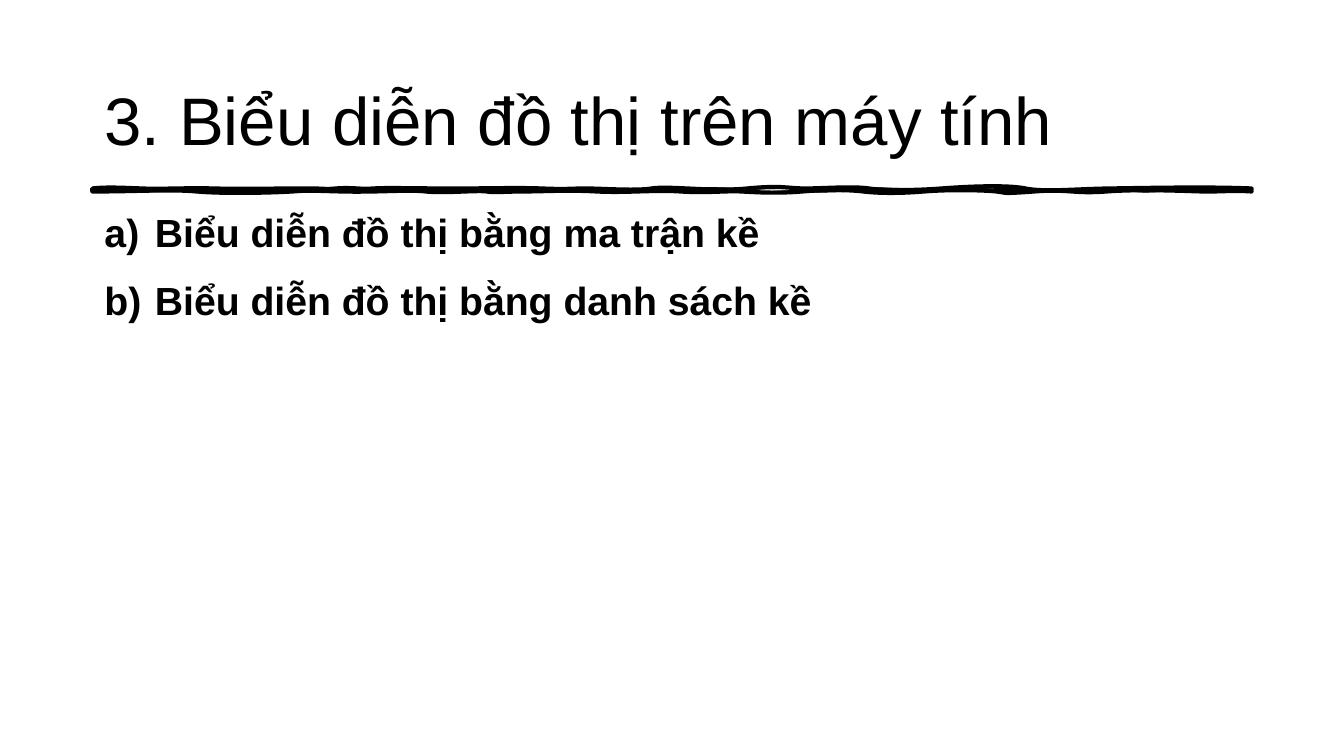
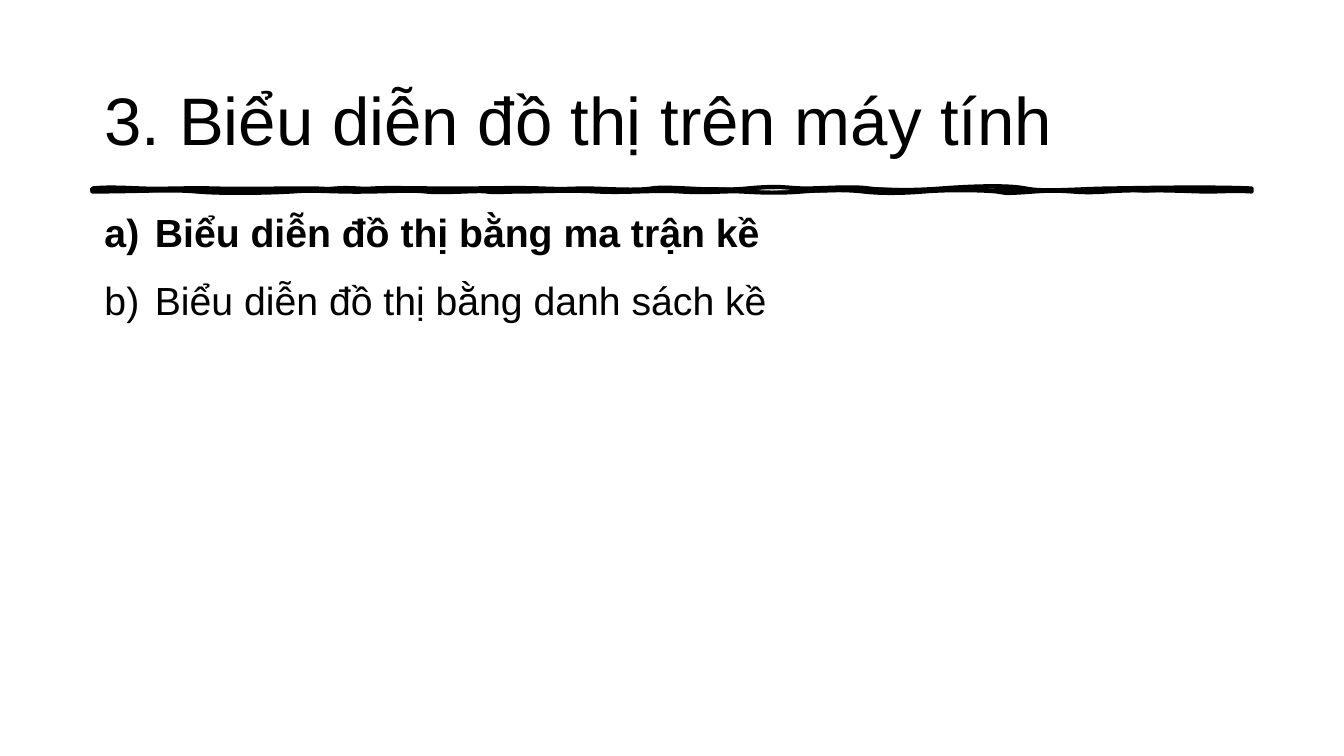
Before and after one commit to thathcmus/CTDL_GT, a slide deck: slide 6 of Cau_Truc_Du_Lieu_Do_Thi_Va_Ung_Dung.pptx. Drawn at 1344x756 pixels with LibreOffice and Linux fonts; fonts in the diff are those of the drawing. Boxes give left, top, right and bottom in pixels: in the first picture for what was removed or moved away, otherwise in the second. Text is boxed around its words. In the diff, an @@ line names an element or a change of style, - is before the commit and + after.

```diff
--- a/Cau_Truc_Du_Lieu_Do_Thi_Va_Ung_Dung.pptx
+++ b/Cau_Truc_Du_Lieu_Do_Thi_Va_Ung_Dung.pptx
@@ text at box(155, 284, 766, 323): bold off in "Biểu diễn đồ thị bằng danh sách ..." @@
```
Also in this commit, not shown: 3 other slides changed, 29 slides added, 5 other files.
